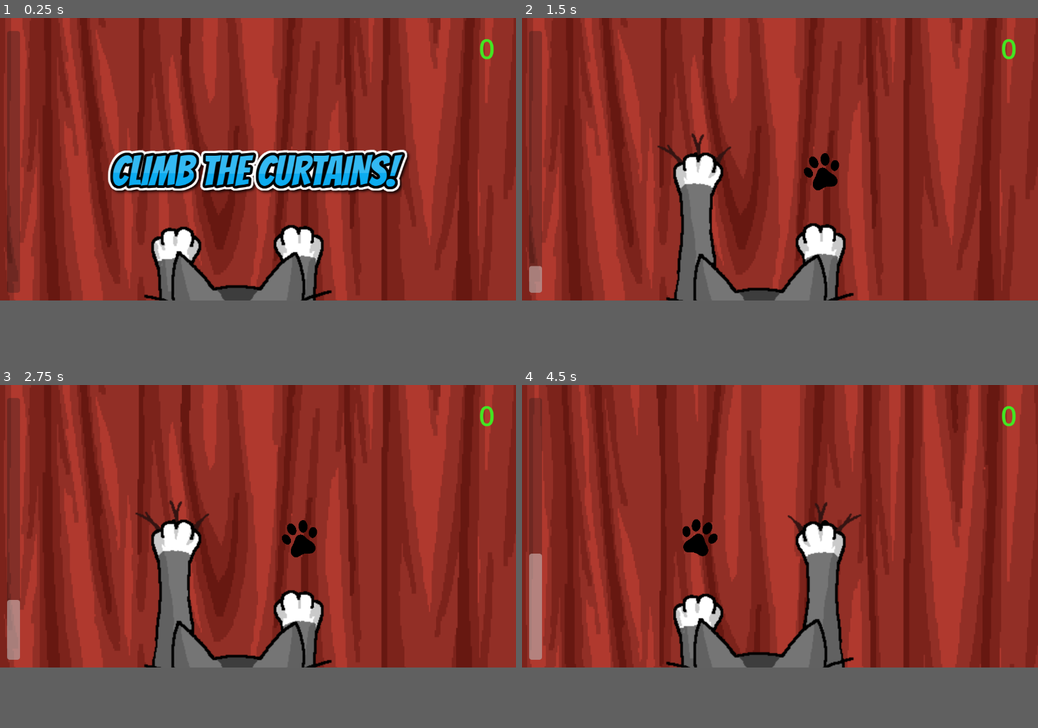
Above: before the commit, frames 1-4 (two rows, left to right).
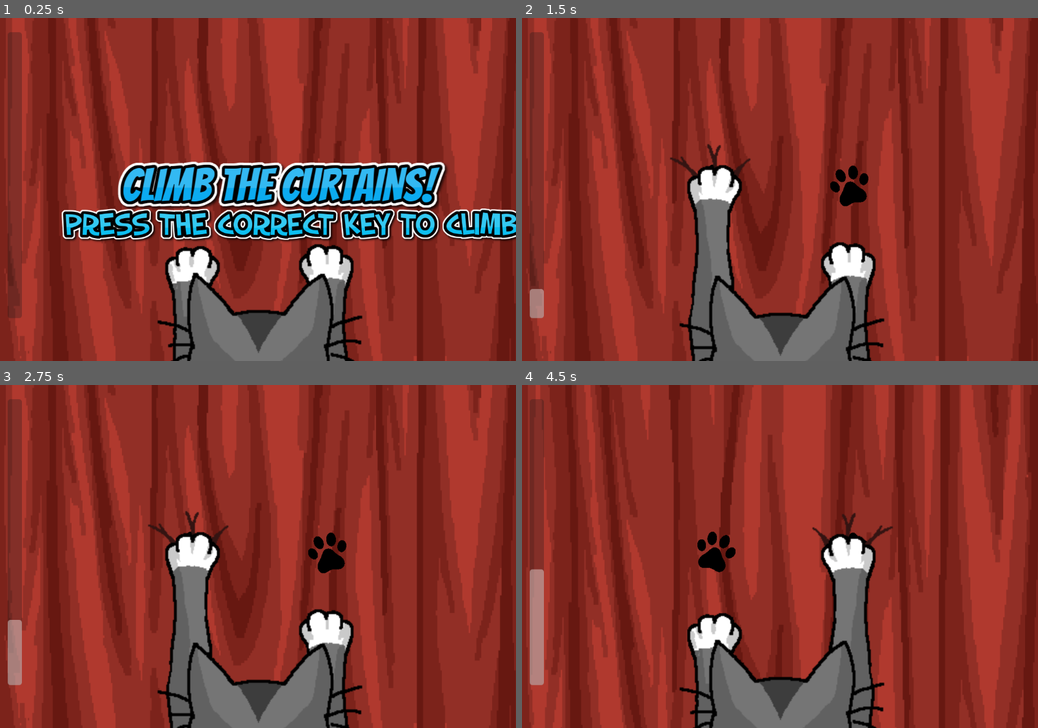
Above: after the commit, the same moments.

Repository: OscarPindaro/GodotWildJam63
Game: Godot game, scene res://scenes/minigames/climb-tenda/tenda_base.tscn
The game is run twice, just before and just after one commit, with the same random seed, the same clock (stepped at 60 frames per second) and the same inputs. This scene is started directly instead of the project's main scene. Sound files missing from this copy of the repository are replaced by a short silence.
Inputs (mouse positions are in pixels of both pictures, inside the frame that each line leads up to):
- Up to frame 1 (0.25 s): no input
- Up to frame 2 (1.5 s): tap Enter at 0.5 s; move the mouse to (893, 144) at 0.52 s; hold Right (player_move_right) 0.53-1.28 s; tap E (player_interact) at 0.6, 1.35 s; move the mouse to (676, 172) at 1.27 s; hold S (player_move_down) from 1.28 s (still down)
- Up to frame 3 (2.75 s): move the mouse to (309, 463) at 2.02 s; release S (player_move_down) at 2.03 s; hold Right (player_move_right) from 2.03 s (still down); tap E (player_interact) at 2.1 s
- Up to frame 4 (4.5 s): move the mouse to (754, 583) at 2.77 s; release Right (player_move_right) at 2.78 s; hold W (player_move_up) 2.78-3.53 s; tap E (player_interact) at 2.85, 3.6, 4.35 s; move the mouse to (934, 570) at 3.52 s; hold A (player_move_left) from 3.53 s (still down); move the mouse to (625, 484) at 4.27 s
In our replay, the window is 800x439 before the commit and 800x533 after it. These sizes can differ from the game's own. Grey fills any space a smaller window leaves; there, only what the larger window draws over its background counts as a difference.

The runs differ from the first frame. In frame 1, 53% of the frame differs, in the area x 1-100%, y 0-100%; in frame 2, 45%; in frame 3, 45%; in frame 4, 47%.

Commit message:
main menu

Diff:
--- a/project.godot
+++ b/project.godot
@@ -17,7 +17,8 @@
 
 [display]
 
-window/size/viewport_width=1180
+window/size/viewport_width=1080
+window/size/viewport_height=720
 
 [input]
 
--- /dev/null
+++ b/scenes/menu/main_menu.tscn
@@ -0,0 +1,191 @@
+[gd_scene load_steps=8 format=3 uid="uid://m1d5cyof348t"]
+
+[ext_resource type="Script" path="res://scenes/menu/scripts/main_menu.gd" id="1_46i64"]
+[ext_resource type="Texture2D" uid="uid://dtree3t4f0lej" path="res://images/menu_background.jpg" id="2_ha0sa"]
+[ext_resource type="FontFile" uid="uid://dbqepk61gflra" path="res://images/DustDemonBold.ttf" id="2_vdvl5"]
+[ext_resource type="FontFile" uid="uid://dd23ge8ulahqr" path="res://images/HandwritingCR-2.ttf" id="3_20qo5"]
+[ext_resource type="Script" path="res://scenes/menu/scripts/CommandsOverlay.gd" id="5_t2sha"]
+[ext_resource type="Script" path="res://scenes/menu/scripts/CreditsOverlay.gd" id="6_ea1co"]
+[ext_resource type="Texture2D" uid="uid://dq2m8qata2dw5" path="res://images/X.png" id="6_einb6"]
+
+[node name="main_menu" type="Control"]
+y_sort_enabled = true
+layout_mode = 3
+anchors_preset = 15
+anchor_right = 1.0
+anchor_bottom = 1.0
+grow_horizontal = 2
+grow_vertical = 2
+script = ExtResource("1_46i64")
+
+[node name="Title" type="Label" parent="."]
+z_index = 6
+y_sort_enabled = true
+layout_mode = 1
+anchors_preset = 5
+anchor_left = 0.5
+anchor_right = 0.5
+offset_left = -394.0
+offset_top = 200.0
+offset_right = 394.0
+offset_bottom = 324.0
+grow_horizontal = 2
+theme_override_fonts/font = ExtResource("2_vdvl5")
+theme_override_font_sizes/font_size = 80
+text = "CAT-ASTROPHE"
+
+[node name="PlayButton" type="Button" parent="."]
+z_index = 6
+layout_mode = 0
+offset_left = 340.0
+offset_top = 364.0
+offset_right = 740.0
+offset_bottom = 444.0
+theme_override_fonts/font = ExtResource("3_20qo5")
+theme_override_font_sizes/font_size = 50
+text = "PLAY"
+
+[node name="title_theme" type="AudioStreamPlayer" parent="."]
+
+[node name="Background" type="Sprite2D" parent="."]
+position = Vector2(543, 365)
+scale = Vector2(1.05, 1.05)
+texture = ExtResource("2_ha0sa")
+
+[node name="Commands" type="Button" parent="."]
+z_index = 6
+offset_left = 340.0
+offset_top = 481.0
+offset_right = 740.0
+offset_bottom = 561.0
+theme_override_fonts/font = ExtResource("3_20qo5")
+theme_override_font_sizes/font_size = 50
+text = "COMMANDS"
+
+[node name="Credits" type="Button" parent="."]
+z_index = 6
+offset_left = 340.0
+offset_top = 597.0
+offset_right = 740.0
+offset_bottom = 677.0
+theme_override_fonts/font = ExtResource("3_20qo5")
+theme_override_font_sizes/font_size = 50
+text = "CREDITS"
+
+[node name="CommandsOverlay" type="ColorRect" parent="."]
+visible = false
+z_index = 9
+layout_mode = 0
+offset_left = 40.0
+offset_top = 40.0
+offset_right = 1040.0
+offset_bottom = 700.0
+color = Color(0, 0, 0, 0.72549)
+script = ExtResource("5_t2sha")
+
+[node name="Close" type="Button" parent="CommandsOverlay"]
+z_index = 10
+y_sort_enabled = true
+layout_mode = 1
+offset_left = 952.0
+offset_top = 8.0
+offset_right = 1464.0
+offset_bottom = 614.0
+scale = Vector2(0.07, 0.07)
+icon = ExtResource("6_einb6")
+
+[node name="Label" type="Label" parent="CommandsOverlay"]
+layout_mode = 1
+anchors_preset = 8
+anchor_left = 0.5
+anchor_top = 0.5
+anchor_right = 0.5
+anchor_bottom = 0.5
+offset_left = -376.5
+offset_top = -156.0
+offset_right = 376.5
+offset_bottom = 156.0
+grow_horizontal = 2
+grow_vertical = 2
+theme_override_fonts/font = ExtResource("3_20qo5")
+theme_override_font_sizes/font_size = 20
+text = "WELCOME, MISCHIEVOUS FELINE!
+
+
+YOUR OWNER'S GONE, AND IT'S TIME TO UNLEASH YOUR INNER CHAOS.
+EACH OBJECT IN THIS HOUSE IS A GATEWAY TO DESTRUCTION GLORY. SWIPE YOUR PAW ACROSS THE SCREEN
+ TO ACTIVATE HILARIOUS MINI-GAMES – FROM KNOCKING OVER VASES WITH PRECISION TO SHREDDING CURTAINS
+WITH  STYLE. THE BETTER YOU PLAY, THE MORE DESTRUCTION POINTS YOU EARN.
+
+REMEMBER, IT'S NOT JUST ABOUT MAKING A MESS. IT'S ABOUT MAKING A MASTERPIECE OF CHAOS.
+
+GET READY TO LEAVE A TRAIL OF DELIGHTFUL DISASTER, OH MIGHTY MEOWSTERS
+
+
+COMMANDS:
+
+MOVE                             WASD / ARROW KEYS
+INTERACT                           E / Z / SPACE BAR
+
+MINIGAMES MIGHT REQUIRE TO USE YOUR MOUSE AND OTHER KEYS"
+horizontal_alignment = 1
+vertical_alignment = 1
+
+[node name="CreditsOverlay" type="ColorRect" parent="."]
+visible = false
+z_index = 10
+y_sort_enabled = true
+layout_mode = 0
+offset_left = 40.0
+offset_top = 40.0
+offset_right = 1040.0
+offset_bottom = 700.0
+color = Color(0, 0, 0, 0.72549)
+script = ExtResource("6_ea1co")
+
+[node name="Close" type="Button" parent="CreditsOverlay"]
+offset_left = 952.0
+offset_top = 8.0
+offset_right = 960.0
+offset_bottom = 16.0
+scale = Vector2(0.07, 0.07)
+icon = ExtResource("6_einb6")
+
+[node name="Label" type="Label" parent="CreditsOverlay"]
+layout_mode = 1
+anchors_preset = 15
+anchor_right = 1.0
+anchor_bottom = 1.0
+grow_horizontal = 2
+grow_vertical = 2
+theme_override_fonts/font = ExtResource("3_20qo5")
+theme_override_font_sizes/font_size = 20
+text = "ARTWORK
+
+VITTORIO TERZI
+
+
+
+MUSIC
+
+ HAKIM EL ACHAK
+
+
+
+DEVELOPEMENT
+
+SAMUELE LO IACONO / FRANCESCO MAFFESSOLI / OSCAR PINDARO / SEBASTIAN SOKOL
+
+
+
+VOICES
+
+IRENE LO IACONO"
+horizontal_alignment = 1
+vertical_alignment = 1
+
+[connection signal="pressed" from="PlayButton" to="." method="_on_play_button_pressed"]
+[connection signal="pressed" from="Commands" to="CommandsOverlay" method="_on_commands_pressed"]
+[connection signal="pressed" from="Credits" to="CreditsOverlay" method="_on_credits_pressed"]
+[connection signal="pressed" from="CommandsOverlay/Close" to="CommandsOverlay" method="_on_close_pressed"]
+[connection signal="pressed" from="CreditsOverlay/Close" to="CreditsOverlay" method="_on_close_pressed"]
--- /dev/null
+++ b/scenes/menu/scripts/CommandsOverlay.gd
@@ -0,0 +1,9 @@
+extends ColorRect
+
+
+func _on_close_pressed():
+	visible = false
+
+
+func _on_commands_pressed():
+	visible = true
--- /dev/null
+++ b/scenes/menu/scripts/CreditsOverlay.gd
@@ -0,0 +1,7 @@
+extends ColorRect
+
+func _on_close_pressed():
+	visible = false
+
+func _on_credits_pressed():
+	visible = true
--- /dev/null
+++ b/scenes/menu/scripts/main_menu.gd
@@ -0,0 +1,14 @@
+extends Control
+
+@export var game_scene : PackedScene
+
+
+func _ready():
+	$title_theme.play()
+
+func _on_play_button_pressed():
+	get_tree().change_scene_to_packed(game_scene)
+
+
+func _on_first_finished():
+	$Loop.play()
--- a/scenes/minigames/BaseMinigame.gd
+++ b/scenes/minigames/BaseMinigame.gd
@@ -4,6 +4,7 @@
 var music_audio_player : AudioStreamPlayer
 var title_sprite: Sprite2D
 var end_sprite: Sprite2D
+var description_sprite : Sprite2D
 var cum = 0
 var start_bar = false
 var current_score = 0
@@ -21,6 +22,7 @@
 	music_audio_player = $MusicStreamPlayer
 	title_sprite = $TitleScreen
 	end_sprite = $EndSprite
+	description_sprite = $Description
 
 # Called every frame. 'delta' is the elapsed time since the previous frame.
 func _process(delta):
@@ -33,7 +35,7 @@
 	title_sprite.visible = false
 	start_bar = true
 	$MinigameTimer.start()
-
+	description_sprite.visible = false
 
 func _on_minigame_timer_timeout():
 	end_sprite.visible = true
--- a/scenes/minigames/climb-tenda/main.tscn
+++ b/scenes/minigames/climb-tenda/main.tscn
@@ -59,7 +59,6 @@
 
 [node name="CollisionShape2D" type="CollisionShape2D" parent="cat"]
 position = Vector2(0, -48.3)
-scale = Vector2(1, 1)
 shape = SubResource("RectangleShape2D_m0mmy")
 
 [node name="cat_climbing" type="AudioStreamPlayer" parent="cat"]
--- a/scenes/minigames/climb-tenda/tenda_base.tscn
+++ b/scenes/minigames/climb-tenda/tenda_base.tscn
@@ -1,9 +1,10 @@
-[gd_scene load_steps=5 format=3 uid="uid://i7l7hys0rdbs"]
+[gd_scene load_steps=6 format=3 uid="uid://i7l7hys0rdbs"]
 
 [ext_resource type="PackedScene" uid="uid://bj1l1awk2wwv" path="res://scenes/minigames/base_minigame.tscn" id="1_gxanw"]
 [ext_resource type="PackedScene" uid="uid://bju5hg6o17h2o" path="res://scenes/minigames/climb-tenda/main.tscn" id="2_xmj5x"]
 [ext_resource type="AudioStream" uid="uid://bwh4mppb8osn0" path="res://audio/Vox_Announcements/ClimbTheCurtains1_eng.wav" id="3_cgqfb"]
 [ext_resource type="Texture2D" uid="uid://botbm8islldg3" path="res://images/climb-tenda/start-game.png" id="3_cmgys"]
+[ext_resource type="Texture2D" uid="uid://c0ldx34o5ioe0" path="res://images/climb-tenda/description.png" id="5_5sh5x"]
 
 [node name="BaseMinigame2" instance=ExtResource("1_gxanw")]
 
@@ -28,6 +29,12 @@
 [node name="Label" parent="." index="7"]
 z_index = 6
 
+[node name="Description" type="Sprite2D" parent="." index="8"]
+z_index = 6
+position = Vector2(614, 437)
+scale = Vector2(0.7, 0.7)
+texture = ExtResource("5_5sh5x")
+
 [connection signal="score" from="Main" to="." method="_on_receive_score"]
 [connection signal="finished" from="AnnouncerPlayer" to="Main" method="_on_announcer_player_finished"]
 [connection signal="timeout" from="MinigameTimer" to="Main" method="_on_minigame_timer_timeout"]
Binary file added: images/Cattie-Regular.ttf
Binary file added: images/Cattino.ttf
Binary file added: images/DrawFont.ttf
Binary file added: images/DustDemonBold.ttf
Binary file added: images/HandwritingCR-2.ttf
Binary file added: images/X.png
Binary file added: images/check-button.png
Binary file added: images/climb-tenda/description.png
Binary file added: images/menu_background.jpg
